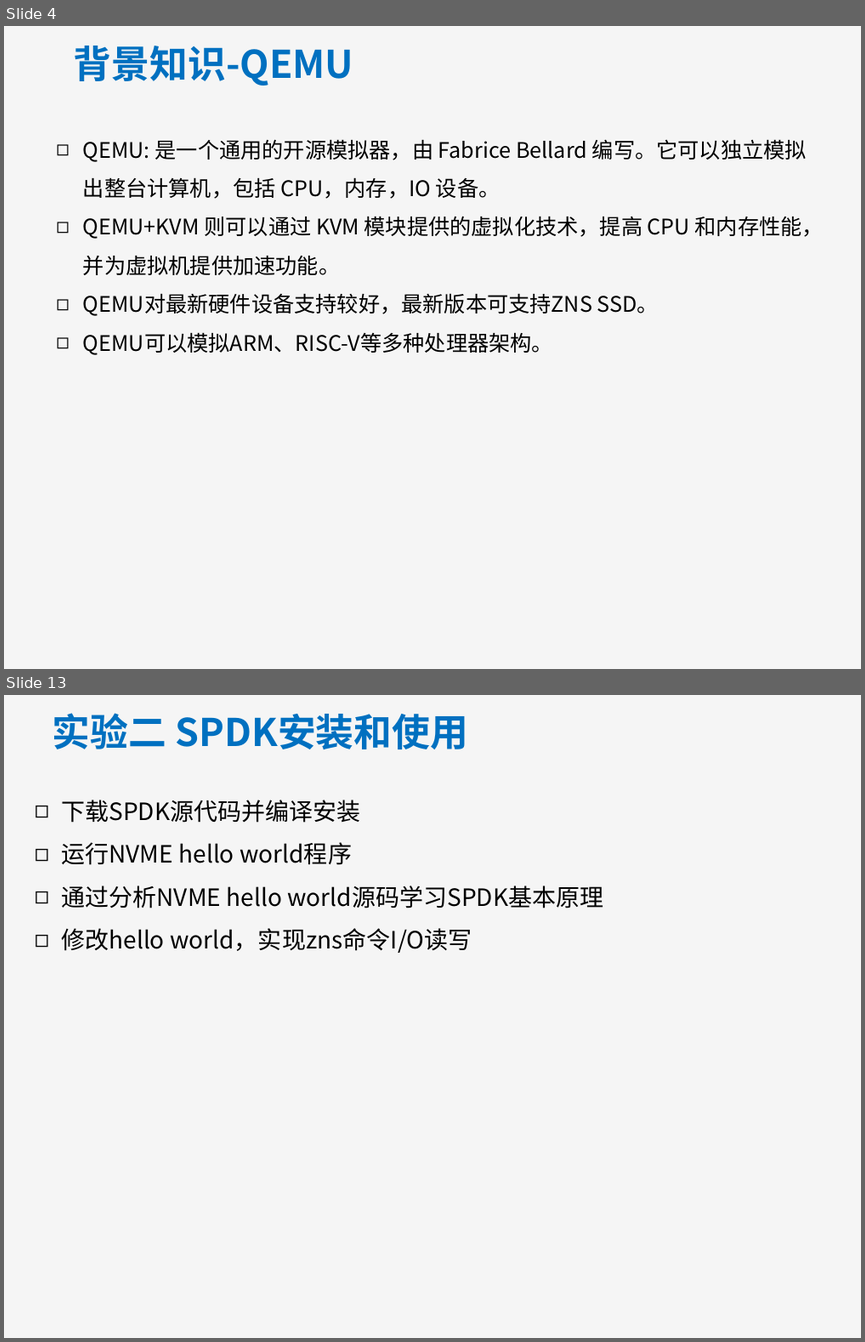
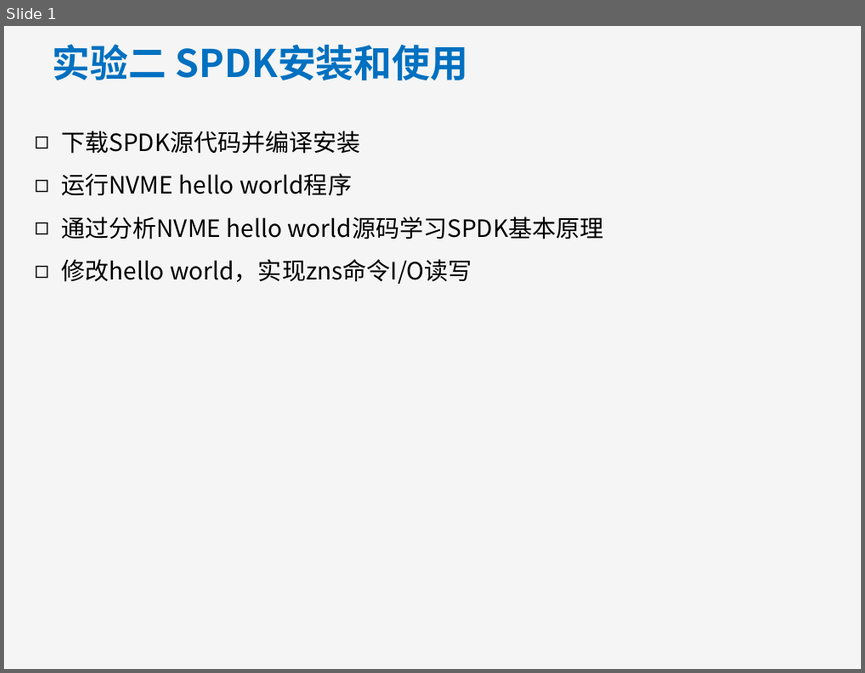
Before and after one commit to MiracleHYH/CS_Exp_ZNS, a slide deck: work/task2/计算机系统综合实验二.pptx. Shown one above the other, each under a label of ours: slides 4 and 13 before the commit, slide 1 after it; the slides between them are not shown. The pictures are 865x1342 and 865x673 pixels, drawn with LibreOffice and Linux fonts; fonts in the diff are those of the drawing; background and template pictures are left out. Boxes give left, top, right and bottom in pixels: in the first picture for what was removed or moved away, otherwise in the second. Text is boxed around its words. In the diff, an @@ line names an element or a change of style, - is before the commit and + after.

```diff
--- a/work/task2/计算机系统综合实验二.pptx
+++ b/work/task2/计算机系统综合实验二.pptx
@@ slide 4 removed at [4,26,861,669], background #F5F5F5 @@
@@ text removed at [74,46,354,86] @@
-背景知识-QEMU
@@ text removed at [83,139,823,355] @@
-◻ QEMU: 是一个通用的开源模拟器，由 Fabrice Bellard 编写。它可以独立模拟出整台计算机，包括 CPU，内存，IO 设备。
-◻ QEMU+KVM 则可以通过 KVM 模块提供的虚拟化技术，提高 CPU 和内存性能，并为虚拟机提供加速功能。
-◻ QEMU对最新硬件设备支持较好，最新版本可支持ZNS SSD。
-◻ QEMU可以模拟ARM、RISC-V等多种处理器架构。
@@ what was slide 13 is now slide 1 @@
```
Also in this commit, not shown: 11 other slides removed, 9 other files.
